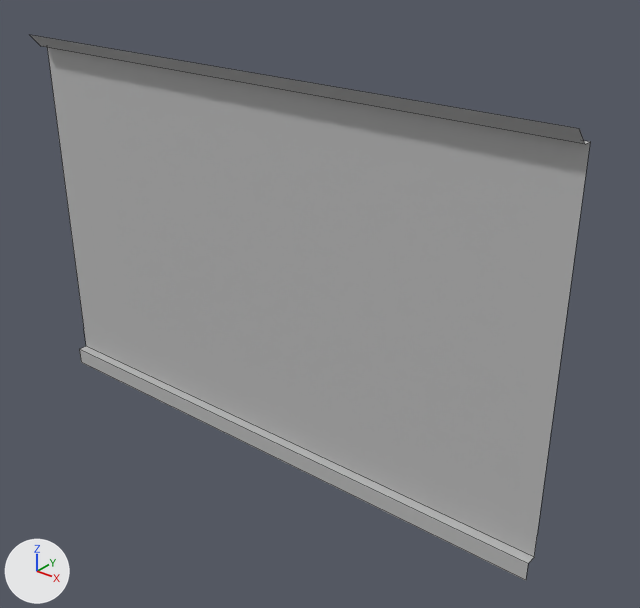
The FBX model Content/Static_Mesh/Wall_GR.fbx as it was, and as the next commit left it.
Before and after are seen from a camera (50 mm lens) standing at (6.87, -4.7, 4.51) and looking at (2.88, 0.29, 1.41). Every picture has the same lights, and +X, +Y and +Z are marked at lower left. Mesh edges are drawn as thin lines. Where no turn or scale is listed for an object, it has been applied to the vertices.
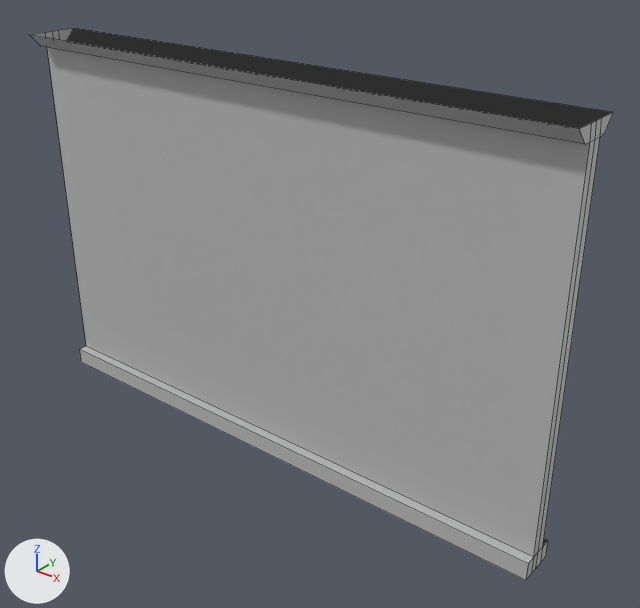
What differs and where, as boxes [x1, y1, x2, y2] in the pictures (640 x 608 px):
'Cube.042', reshaped, moved: before [30, 35, 590, 580]; after [30, 28, 613, 580]

What the commit changed:
me_mesh is used by ob_cube_042; location (0.0, 0.0, 0.0).
me_mesh had 14 vertices, 5 faces and spanned x 0.0..5.0, y -0.11..0.05, z 0.0..3.26.
me_mesh now has 40 vertices, 30 faces and spans x 0.0..5.0, y -0.22..0.24, z 0.0..3.26.
me_mesh part 1: the whole mesh is rebuilt.
Object 'Cube.042' (ob_cube_042) moves from (0.0, 0.0, 0.0) to (0.0, 0.113, 0.0).
